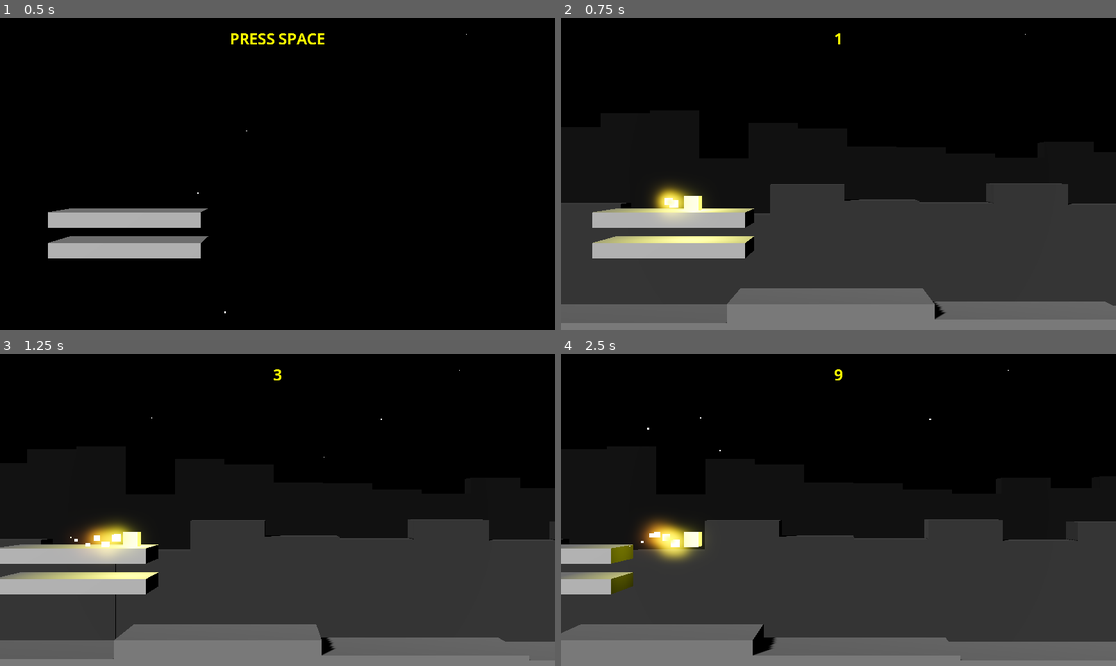
Above: before the commit, frames 1-4 (two rows, left to right).
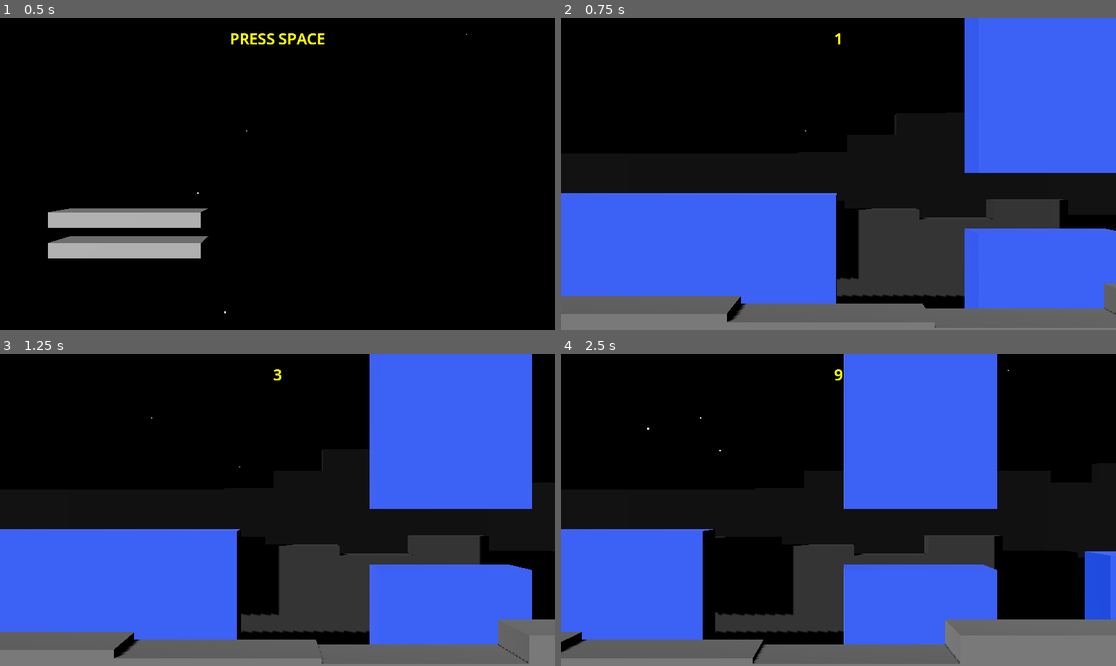
Above: after the commit, the same moments.

Repository: wangbinyq/prototypes
Game: Godot game, scene res://runner/runner.tscn
Two runs of this game, one before a commit and one after it. Both use one fixed random seed, a clock stepped at 60 frames per second and the inputs below.
Inputs (mouse positions are in pixels of both pictures, inside the frame that each line leads up to):
- Up to frame 1 (0.5 s): no input
- Up to frame 2 (0.75 s): tap Space at 0.5 s; move the mouse to (960, 158) at 0.52 s; hold Right (ui_right) from 0.53 s (still down); tap Enter (ui_accept) at 0.6 s; click (960, 158) at 0.67 s
- Up to frame 3 (1.25 s): keep holding Right (ui_right); tap Enter (ui_accept) at 0.77, 1.07 s
- Up to frame 4 (2.5 s): move the mouse to (727, 525) at 1.27 s; release Right (ui_right) at 1.28 s; hold Left (ui_left) 1.28-2.03 s; tap Enter (ui_accept) at 1.35, 1.52, 1.82, 2.1 s; click (727, 525) at 1.42 s; move the mouse to (894, 441) at 2.02 s; hold Right (ui_right) from 2.03 s (still down); click (894, 441) at 2.17 s

Frame 1 is identical in both runs. In frame 2, 46% of the frame differs, in the area x 0-100%, y 0-100%; in frame 3, 48%; in frame 4, 48%.

Commit message:
feat(runner): implement obstacle generation and sequence logic
- Add new obstacle skyline objects with custom gap and sequence parameters
- Introduce ObstacleGenerator node to manage obstacle placement
- Extend SkylineGenerator with gap/sequence length ranges and sequence logic
- Update SkylineObject with vertical gap range handling
- Integrate obstacle generation into game loop and camera tracking

Diff:
--- a/runner/runner.tscn
+++ b/runner/runner.tscn
@@ -82,6 +82,13 @@
 [sub_resource type="BoxMesh" id="BoxMesh_otjrf"]
 material = SubResource("StandardMaterial3D_vmt3c")
 size = Vector3(10, 3, 4)
+
+[sub_resource type="StandardMaterial3D" id="StandardMaterial3D_l05rq"]
+albedo_color = Color(0.1843, 0.34144, 0.97, 1)
+
+[sub_resource type="BoxMesh" id="BoxMesh_322il"]
+material = SubResource("StandardMaterial3D_l05rq")
+size = Vector3(10, 15, 4)
 
 [node name="RunnerGame" type="Node3D"]
 script = ExtResource("1_j4rbn")
@@ -169,14 +176,48 @@
 mesh = SubResource("BoxMesh_vmt3c")
 skeleton = NodePath("../../..")
 
-[node name="ForeSkylineObject2" type="Node3D" parent="SkylineObjects"]
-script = ExtResource("4_j4rbn")
-extents = 5.0
-
-[node name="MeshInstance3D" type="MeshInstance3D" parent="SkylineObjects/ForeSkylineObject2"]
+[node name="ForeSkylineObject" type="Node3D" parent="SkylineObjects"]
+script = ExtResource("4_j4rbn")
+extents = 5.0
+
+[node name="MeshInstance3D" type="MeshInstance3D" parent="SkylineObjects/ForeSkylineObject"]
 transform = Transform3D(1, 0, 0, 0, 1, 0, 0, 0, 1, 0, -1.5, 0)
 mesh = SubResource("BoxMesh_otjrf")
 skeleton = NodePath("../../..")
+
+[node name="ObstacleSkylineObject" type="Node3D" parent="SkylineObjects"]
+script = ExtResource("4_j4rbn")
+extents = 5.0
+gap_y_max = 100.0
+
+[node name="MeshInstance3D" type="MeshInstance3D" parent="SkylineObjects/ObstacleSkylineObject"]
+transform = Transform3D(1, 0, 0, 0, 1, 0, 0, 0, 1, 0, -7.5, 0)
+mesh = SubResource("BoxMesh_322il")
+skeleton = NodePath("../../..")
+
+[node name="ObstacleSkylineObject2" type="Node3D" parent="SkylineObjects"]
+script = ExtResource("4_j4rbn")
+extents = 5.0
+gap_y_max = 4.0
+
+[node name="MeshInstance3D" type="MeshInstance3D" parent="SkylineObjects/ObstacleSkylineObject2"]
+transform = Transform3D(1, 0, 0, 0, 1, 0, 0, 0, 1, 0, -7.5, 0)
+mesh = SubResource("BoxMesh_322il")
+skeleton = NodePath("../../..")
+
+[node name="MeshInstance3D2" type="MeshInstance3D" parent="SkylineObjects/ObstacleSkylineObject2"]
+transform = Transform3D(1, 0, 0, 0, 1, 0, 0, 0, 1, 0, 11.5, 0)
+mesh = SubResource("BoxMesh_322il")
+skeleton = NodePath("../../..")
+
+[node name="ObstacleGenerator" type="Node3D" parent="." node_paths=PackedStringArray("objects")]
+script = ExtResource("5_otjrf")
+objects = [NodePath("../SkylineObjects/ObstacleSkylineObject"), NodePath("../SkylineObjects/ObstacleSkylineObject2")]
+altitude_min = -2.0
+altitude_max = 2.0
+gap_length_max = 10.0
+sequence_length_max = 10.0
+metadata/_custom_type_script = "uid://duonkkwcf7kt6"
 
 [node name="SkylineGenerators" type="Node3D" parent="."]
 
@@ -198,7 +239,7 @@
 
 [node name="Foreground" type="Node3D" parent="SkylineGenerators" node_paths=PackedStringArray("objects")]
 script = ExtResource("5_otjrf")
-objects = [NodePath("../../SkylineObjects/ForeSkylineObject2")]
+objects = [NodePath("../../SkylineObjects/ForeSkylineObject")]
 distance = 10.0
 altitude_min = -6.0
 altitude_max = -4.0
--- a/runner/runner_game.gd
+++ b/runner/runner_game.gd
@@ -5,6 +5,7 @@
 @onready var runner := $"Runner" as Runner
 @onready var tracking_camera := $Camera3D as TrackingCamera
 @onready var display_text := $UI/Label as Label
+@onready var obstacle_generator := $"ObstacleGenerator" as SkylineGenerator
 var skyline_generators: Array[SkylineGenerator] = []
 
 var is_playing: bool
@@ -17,6 +18,7 @@
 func start_new_game():
 	tracking_camera.start_new_game()
 	runner.start_new_game()
+	obstacle_generator.start_new_game(tracking_camera)
 	for generator in skyline_generators:
 		generator.start_new_game(tracking_camera)
 	is_playing = true
@@ -37,5 +39,6 @@
 	tracking_camera.track(runner.position)
 	display_text.text = '%d' % floorf(runner.pos.x)
 
+	obstacle_generator.fill_view(tracking_camera)
 	for generator in skyline_generators:
 		generator.fill_view(tracking_camera)
--- a/runner/skyline_generator.gd
+++ b/runner/skyline_generator.gd
@@ -6,14 +6,27 @@
 @export var altitude_min: float
 @export var altitude_max: float
 
+@export var gap_length_min: float
+@export var gap_length_max: float
+@export var sequence_length_min: float
+@export var sequence_length_max: float
+
 var altitude: FloatRange:
 	get:
 		return FloatRange.new(altitude_min, altitude_max)
+
+var gap_length: FloatRange:
+	get:
+		return FloatRange.new(gap_length_min, gap_length_max)
+var sequence_length: FloatRange:
+	get:
+		return FloatRange.new(sequence_length_min, sequence_length_max)
 
 const BORDER := 10.0
 var end_position := Vector3.ZERO
 var leftmost: SkylineObject
 var rightmost: SkylineObject
+var sequence_end_x: float
 
 func get_instance() -> SkylineObject:
 	var instance = objects[randi_range(0, objects.size() - 1)].get_instance()
@@ -26,7 +39,8 @@
 	while leftmost != rightmost and leftmost.max_x < visible_x.min:
 		leftmost = leftmost.recycle()
 	while end_position.x < visible_x.max:
-		end_position.y = altitude.rand
+		if end_position.x > sequence_end_x:
+			start_new_sequence(gap_length.rand, sequence_length.rand)
 		var next = get_instance()
 		rightmost.next = next
 		rightmost = next
@@ -36,10 +50,15 @@
 	while leftmost != null:
 		leftmost = leftmost.recycle()
 	var visible_x = view.visible_x(distance).grow_extents(BORDER)
-
+	sequence_end_x = sequence_length.rand
 	end_position = Vector3(visible_x.min, altitude.rand, distance)
 
 	leftmost = get_instance()
 	rightmost = leftmost
 	end_position = rightmost.place_after(end_position)
 	fill_view(view)
+
+func start_new_sequence(gap: float, sequence: float):
+	end_position.x += gap
+	end_position.y = altitude.rand
+	sequence_end_x = end_position.x + sequence
--- a/runner/skyline_object.gd
+++ b/runner/skyline_object.gd
@@ -2,6 +2,12 @@
 extends Node3D
 
 @export_range(1, 100) var extents: float
+@export var gap_y_min: float
+@export var gap_y_max: float
+
+var gap_y: FloatRange:
+	get:
+		return FloatRange.new(gap_y_min, gap_y_max).shift(position.y)
 
 var pool: Array[SkylineObject]
 var next: SkylineObject
Not shown: 1 places in runner/runner.tscn that only renumber resources
